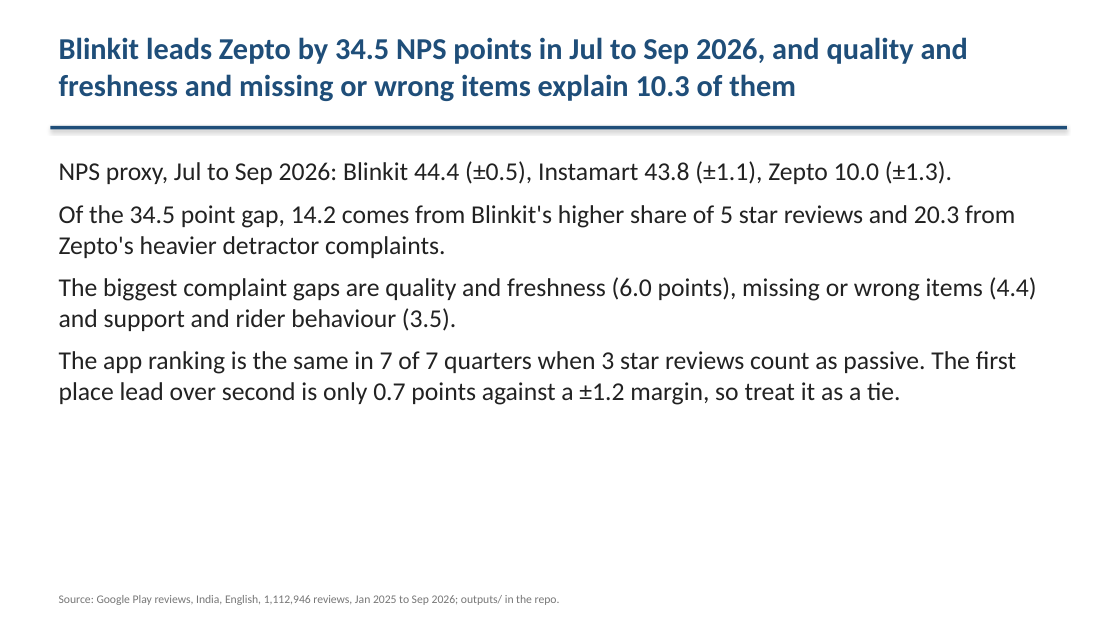
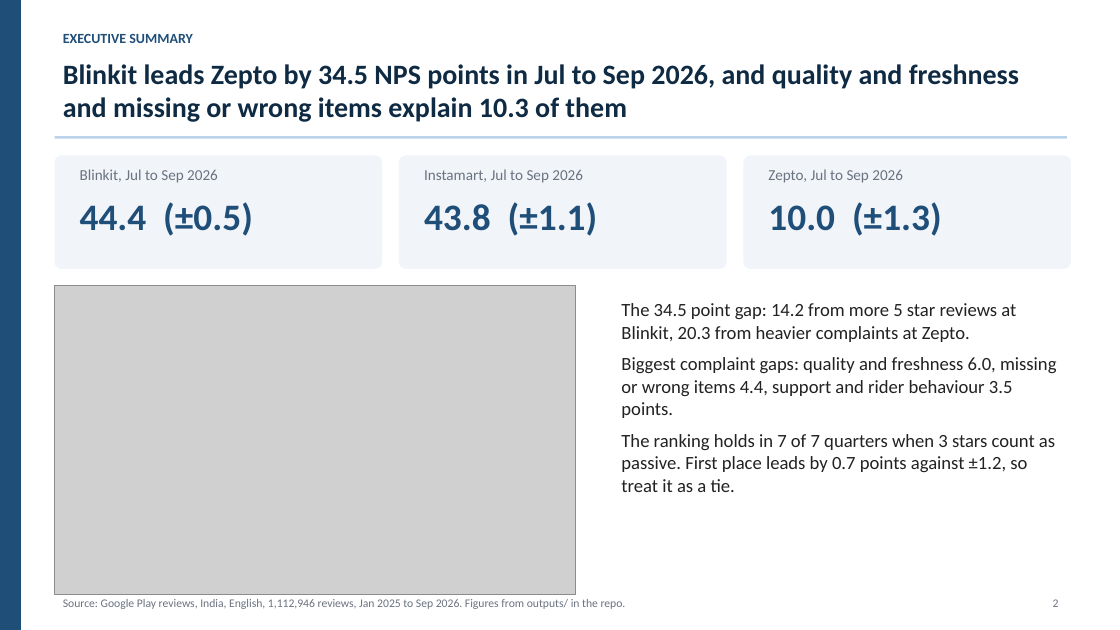
Before and after one commit to kaasyapv/Quick-Commerce-NPS-Benchmark-from-App-Reviews, a slide deck: slide 2 of deck/qcom_nps.pptx (slide 1 before the commit). Drawn at 1120x630 pixels with LibreOffice and Linux fonts; fonts in the diff are those of the drawing; grey boxes stand for pictures. Boxes give left, top, right and bottom in pixels: in the first picture for what was removed or moved away, otherwise in the second. Text is boxed around its words. In the diff, an @@ line names an element or a change of style, - is before the commit and + after.

```diff
--- a/deck/qcom_nps.pptx
+++ b/deck/qcom_nps.pptx
@@ rectangle added at (0,0,21,630), fill #1F4E79 @@
@@ text "Blinkit leads Zepto by 34.5 ...": place and size @@
-text "Blinkit leads Zepto by 34.5 ..." at (59,37,968,101)
+text "Blinkit leads Zepto by 34.5 ..." at (63,64,1019,122)
@@ text "Blinkit leads Zepto by 34.5 ..." at (63,64,1019,122): size 26 to 24 pt, text colour #1F4E79 to #0F2A43; less space between paragraphs @@
@@ text added at (63,34,193,43), 12 pt, text #1F4E79, bold @@
+EXECUTIVE SUMMARY
@@ rectangle: place and size @@
-rectangle at (50,126,1067,129)
+rectangle at (55,136,1067,139)
@@ rectangle at (55,136,1067,139): fill #1F4E79 to #BBD3EA; shadow off @@
@@ rounded rectangle added at (55,155,382,269), fill #F1F5F9 @@
@@ text added at (80,169,218,183), 13 pt, text #6B7280 @@
+Blinkit, Jul to Sep 2026
@@ rounded rectangle added at (399,155,727,269), fill #F1F5F9 @@
@@ text added at (424,169,583,183), 13 pt, text #6B7280 @@
+Instamart, Jul to Sep 2026
@@ rounded rectangle added at (744,155,1071,269), fill #F1F5F9 @@
@@ text added at (768,169,903,183), 13 pt, text #6B7280 @@
+Zepto, Jul to Sep 2026
@@ text added at (80,202,253,236), 32 pt, text #1F4E79, bold @@
+44.4 (±0.5)
@@ text added at (424,202,598,236), 32 pt, text #1F4E79, bold @@
+43.8 (±1.1)
@@ text added at (768,202,942,236), 32 pt, text #1F4E79, bold @@
+10.0 (±1.3)
@@ picture added at (55,286,576,595) @@
@@ text at (621,303,1056,492): text changed; size 22 to 16 pt @@
-NPS proxy, Jul to Sep 2026: Blinkit 44.4 (±0.5), Instamart 43.8 (±1.1), Zepto 10.0 (±1.3).
-Of the 34.5 point gap, 14.2 comes from Blinkit's higher share of 5 star reviews and 20.3 from Zepto's heavier detractor complaints.
-The biggest complaint gaps are quality and freshness (6.0 points), missing or wrong items (4.4) and support and rider behaviour (3.5).
-The app ranking is the same in 7 of 7 quarters when 3 star reviews count as passive. The first place lead over second is only 0.7 points against a ±1.2 margin, so treat it as a tie.
+The 34.5 point gap: 14.2 from more 5 star reviews at Blinkit, 20.3 from heavier complaints at Zepto.
+Biggest complaint gaps: quality and freshness 6.0, missing or wrong items 4.4, support and rider behaviour 3.5 points.
+The ranking holds in 7 of 7 quarters when 3 stars count as passive. First place leads by 0.7 points against ±1.2, so treat it as a tie.
@@ text at (63,599,626,609): text changed; text colour #777777 to #6B7280 @@
-Source: Google Play reviews, India, English, 1,112,946 reviews, Jan 2025 to Sep 2026; outputs/ in the repo.
+Source: Google Play reviews, India, English, 1,112,946 reviews, Jan 2025 to Sep 2026. Figures from outputs/ in the repo.
@@ text added at (1053,599,1059,607), 10 pt, text #6B7280 @@
+2
```
Also in this commit, not shown: 4 other slides changed, 2 slides added, 1 slide removed, 2 other files.
